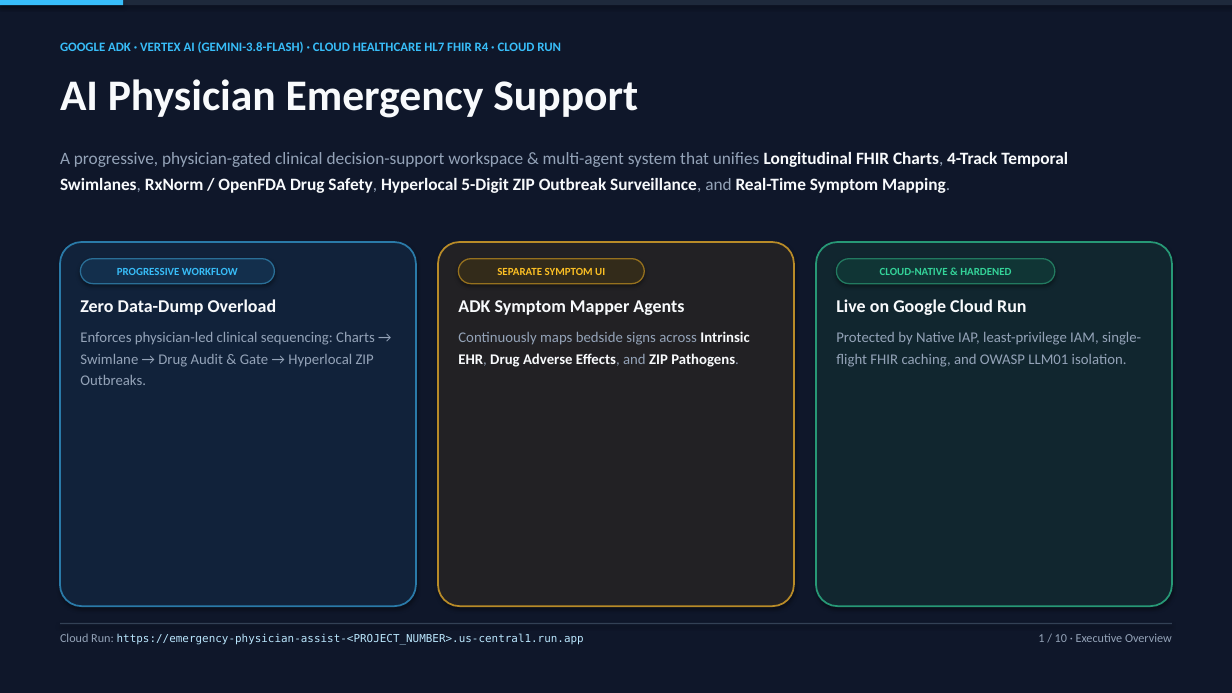
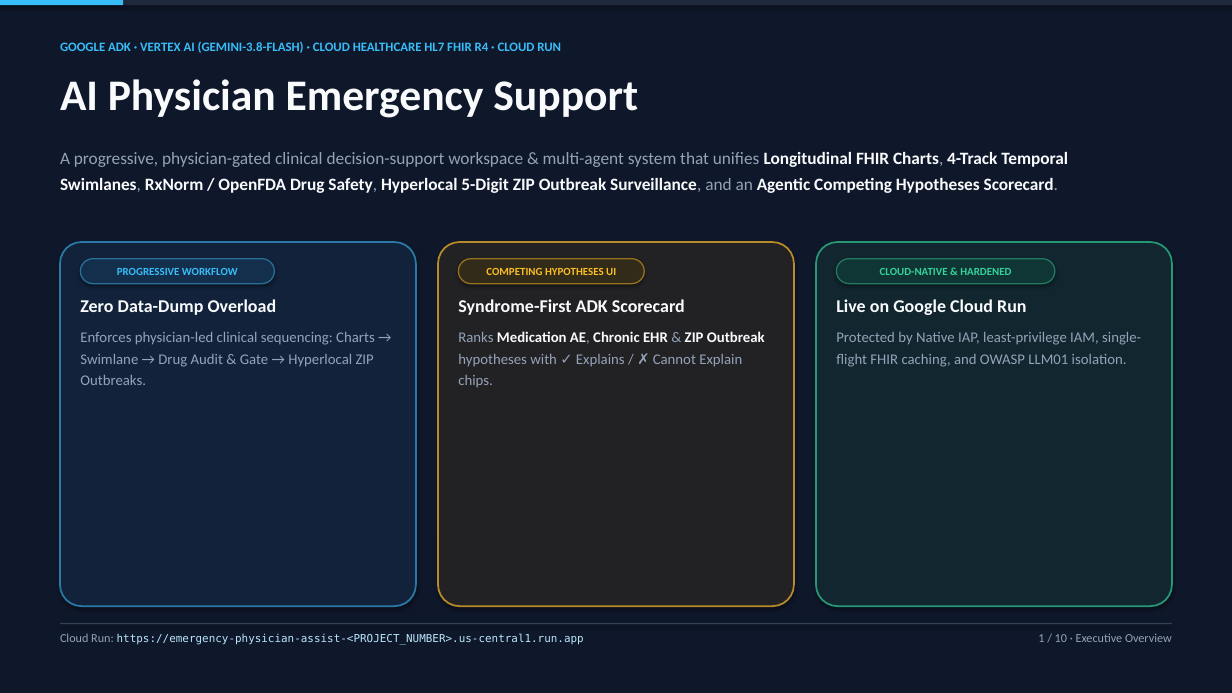
Before and after one commit to Sivaram0606/AI-PhysicianSupport, a slide deck: slide 1 of DEMO_SLIDES.pptx. Drawn at 1232x693 pixels with LibreOffice and Linux fonts; fonts in the diff are those of the drawing. Boxes give left, top, right and bottom in pixels: in the first picture for what was removed or moved away, otherwise in the second. Text is boxed around its words. In the diff, an @@ line names an element or a change of style, - is before the commit and + after.

Commit message:
Update PPTX decks, HTML slides, docs, and 4-min narrated demo video for Competing Hypotheses Scorecard UI

```diff
--- a/DEMO_SLIDES.pptx
+++ b/DEMO_SLIDES.pptx
@@ text at (60,152,1068,193): text changed @@
-A progressive, physician-gated clinical decision-support workspace & multi-agent system that unifies Longitudinal FHIR Charts, 4-Track Temporal Swimlanes, RxNorm / OpenFDA Drug Safety, Hyperlocal 5-Digit ZIP Outbreak Surveillance, and Real-Time Symptom Mapping.
+A progressive, physician-gated clinical decision-support workspace & multi-agent system that unifies Longitudinal FHIR Charts, 4-Track Temporal Swimlanes, RxNorm / OpenFDA Drug Safety, Hyperlocal 5-Digit ZIP Outbreak Surveillance, and an Agentic Competing Hypotheses Scorecard.
@@ text in rounded rectangle at (486,268,616,275): text changed @@
-SEPARATE SYMPTOM UI
+COMPETING HYPOTHESES UI
@@ text at (458,299,765,388): text changed @@
-ADK Symptom Mapper Agents
-Continuously maps bedside signs across Intrinsic EHR, Drug Adverse Effects, and ZIP Pathogens.
+Syndrome-First ADK Scorecard
+Ranks Medication AE, Chronic EHR & ZIP Outbreak hypotheses with ✓ Explains / ✗ Cannot Explain chips.
```
Also in this commit, not shown: 6 other slides changed, 6 other files.
